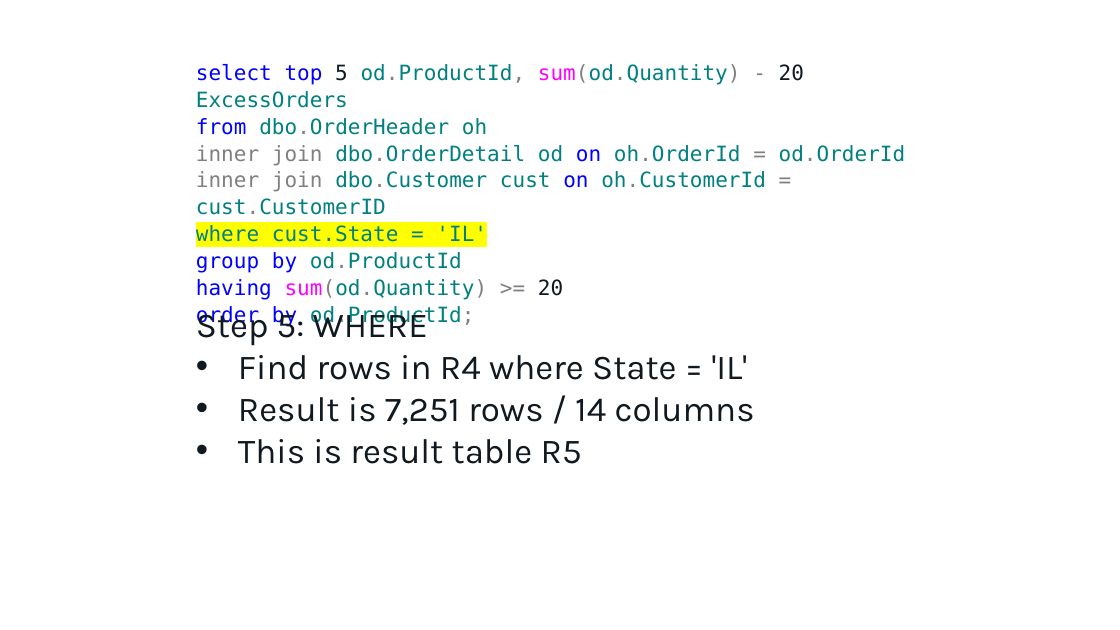
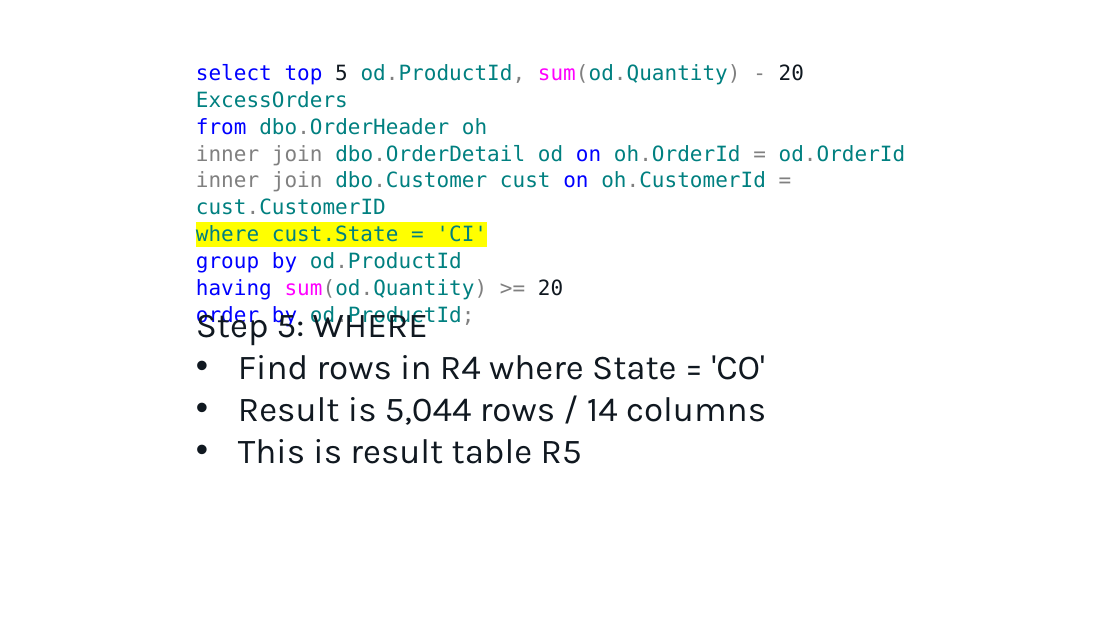
Before and after one commit to tf3604/OptimizerPresentation, a slide deck: slide 14 of Optimizer.pptx. Drawn at 1120x630 pixels with LibreOffice and Linux fonts; fonts in the diff are those of the drawing; background and template pictures are left out. Boxes give left, top, right and bottom in pixels: in the first picture for what was removed or moved away, otherwise in the second. Text is boxed around its words. In the diff, an @@ line names an element or a change of style, - is before the commit and + after.

```diff
--- a/Optimizer.pptx
+++ b/Optimizer.pptx
@@ text at <box>196,225,487,242</box>: text changed @@
-where cust.State = 'IL'
+where cust.State = 'CI'
@@ text at <box>238,355,766,425</box>: text changed @@
-• Find rows in R4 where State = 'IL'
-• Result is 7,251 rows / 14 columns
+• Find rows in R4 where State = 'CO'
+• Result is 5,044 rows / 14 columns
```
Also in this commit, not shown: 15 other slides changed, 1 other file.
